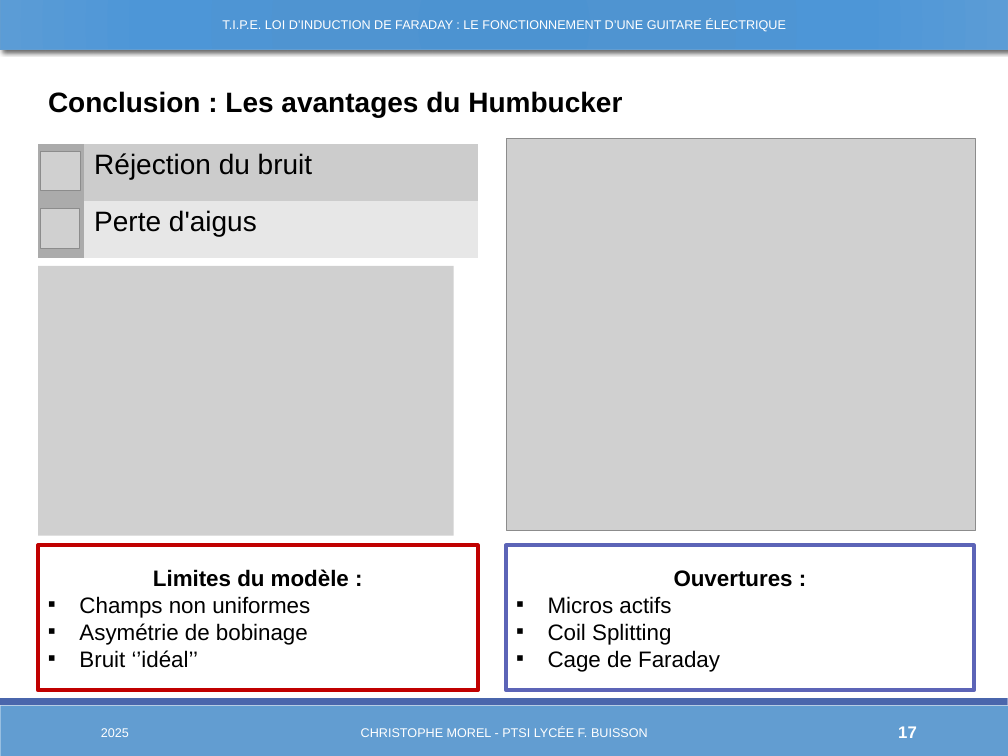
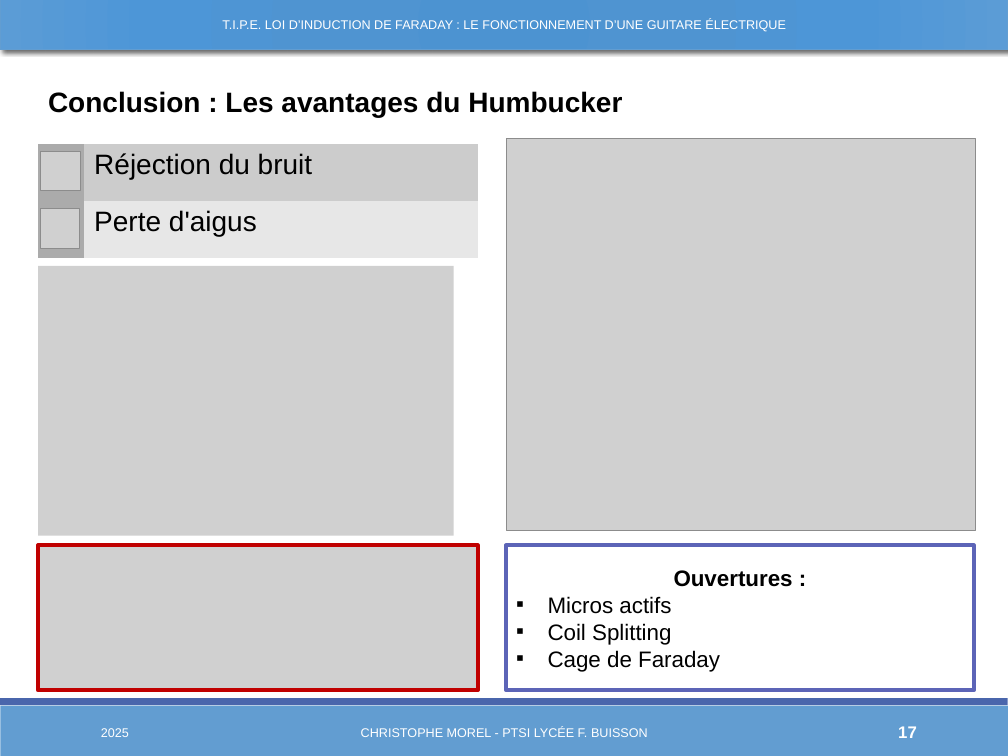
Before and after one commit to Chrismorel7/TIPE---Micro_guitare_elec, a slide deck: slide 17 of Views/Novembre.pptx. Drawn at 1008x756 pixels with LibreOffice and Linux fonts; fonts in the diff are those of the drawing; grey boxes stand for pictures. Boxes give left, top, right and bottom in pixels: in the first picture for what was removed or moved away, otherwise in the second. Text is boxed around its words. In the diff, an @@ line names an element or a change of style, - is before the commit and + after.

```diff
--- a/Views/Novembre.pptx
+++ b/Views/Novembre.pptx
@@ rectangle removed at bbox=[38, 545, 478, 690] @@
-Limites du modèle :
-▪ Champs non uniformes
-▪ Asymétrie de bobinage
-▪ Bruit ‘’idéal’’
@@ picture added at bbox=[38, 545, 478, 690] @@
```
Also in this commit, not shown: 5 other slides changed, 6 other files.
